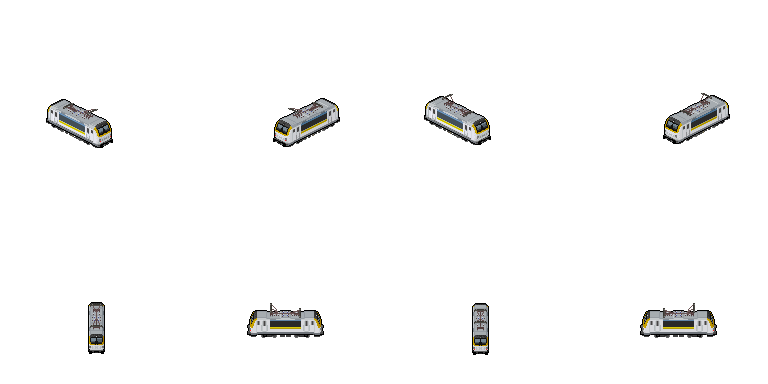
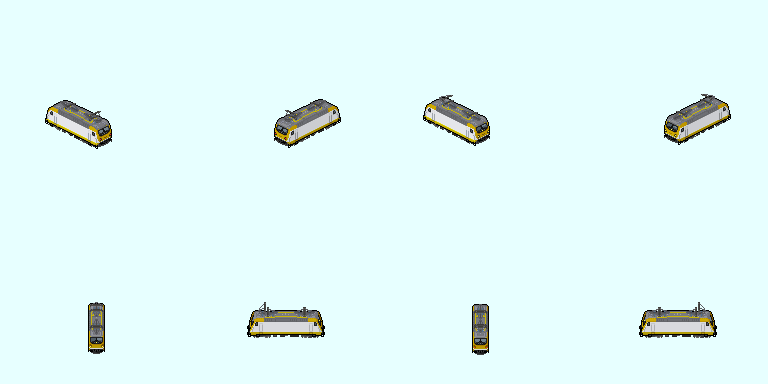
Before/after of a 768 x 384 layered artwork. What changed in the layer stack:
added layer "TRAXX3 copy" above "TRAXX3" over [left=0, top=0, right=768, bottom=384]
added layer "TRAXX3" above "DC Stromabnehmer" over [left=0, top=0, right=768, bottom=384]
